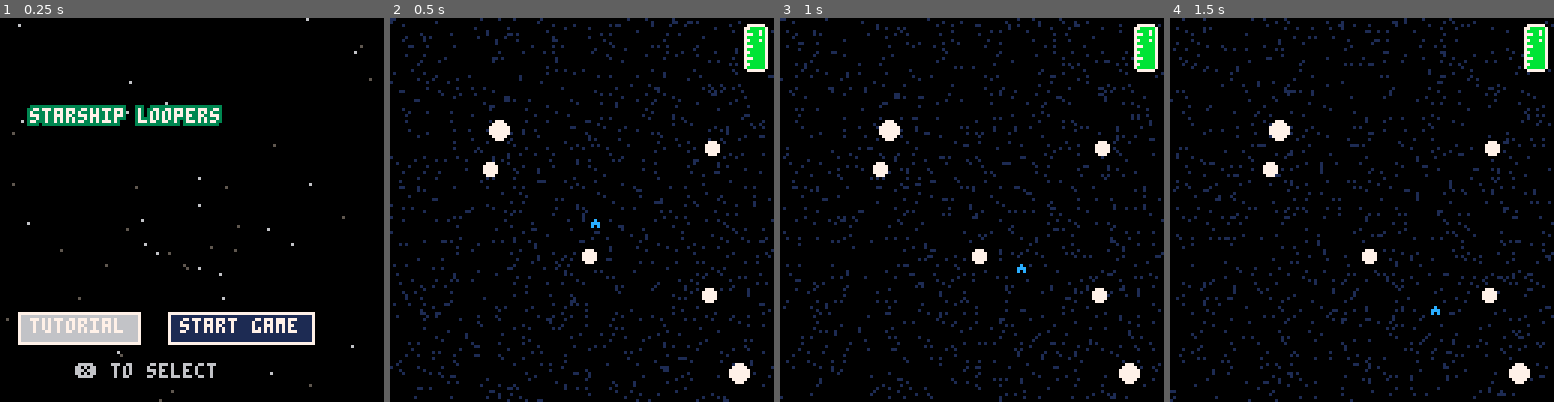
Above: before the commit, frames 1-4 (left to right).
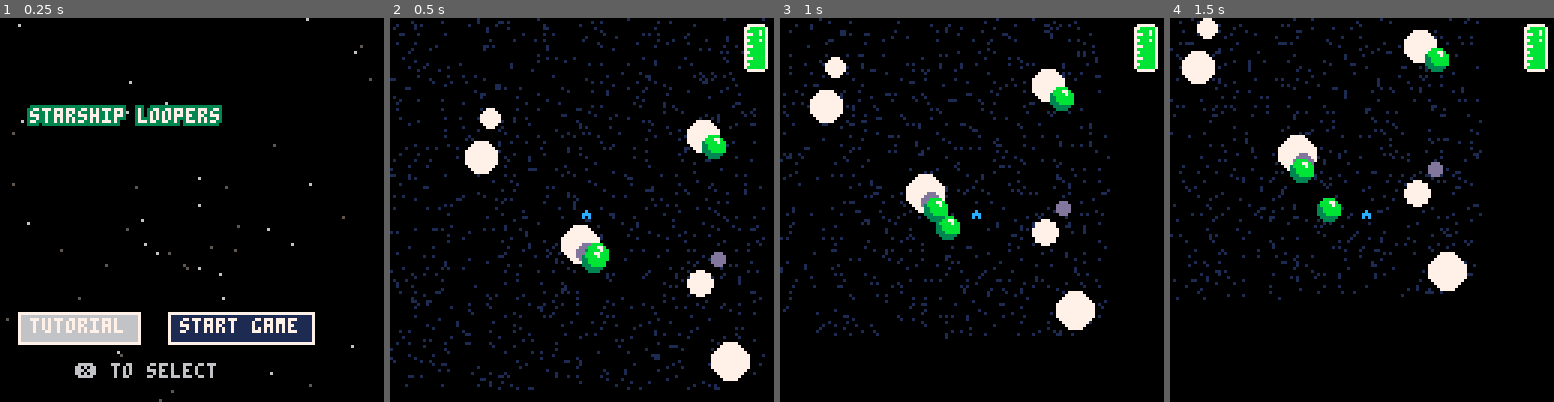
Above: after the commit, the same moments.

Repository: aadriien/GMTK-starship-loopers
Game: PICO-8 cartridge starship-loopers.p8
Same seed, same stepped clock (60 frames per second), same inputs: the game is played once before the commit and once after it.
Inputs:
- Up to frame 1 (0.25 s): no input
- Up to frame 2 (0.5 s): tap X (X key) at 0.33 s
- Up to frame 3 (1 s): tap O (Z key) at 0.7 s
- Up to frame 4 (1.5 s): tap X (X key) at 1.07 s

Frame 1 is identical in both runs. In frame 2, 14% of the frame differs, in the area x 0-100%, y 0-100%; in frame 3, 14%; in frame 4, 14%.

Commit message:
added new features

Diff:
--- a/starship-loopers.p8
+++ b/starship-loopers.p8
@@ -23,8 +23,18 @@
     -- celestial body initialization
     bodies = {}
     num_bodies = 6
+    num_black_holes = 2
     for i = 1, num_bodies do
-        add_body()
+        add_body("normal")
+    end
+    for i = 1, num_black_holes do
+        add_body("blackhole")
+    end
+
+    fuel_snacks = {}
+    max_fuel_snacks = 3
+    for i = 1, max_fuel_snacks do
+        add_fuel_pickup()
     end
 
     -- star positions for background
@@ -59,6 +69,7 @@
     -- global variables
     max_orbit_distance = 40
     max_speed = 8
+    map_boundary = 40
 
     selected_idx = 1
 end
@@ -148,7 +159,7 @@
 
     -- draw only hardcoded examples (2 bodies)
     for body in all(bodies) do
-        circfill(body.x, body.y, body.size, 7)
+        circfill(body.x, body.y, body.size, body.color)
     end
 
 end
@@ -177,6 +188,7 @@
 
     -- update positions of ship, celestial bodies, and particles
     move_ship()
+    move_fuel_pickups()
     -- update particles
     for particle in all(particles) do
         particle.x = (particle.x + particle.vx + 128) % 128
@@ -195,7 +207,12 @@
     end
 
     -- end game condition when ship goes off screen
-    if ship.x < 0 or ship.x > 128 or ship.y < 0 or ship.y > 128 then
+    if
+        ship.x < 0 - map_boundary or
+        ship.x > 128 + map_boundary or
+        ship.y < 0 - map_boundary or
+        ship.y > 128 + map_boundary
+    then
         _upd = u_end_screen
         _drw = d_end_screen
     end
@@ -204,27 +221,34 @@
 function d_play_game()
     -- ADD PLAY GAME DRAW CODE HERE
     cls()
+    camera(flr(ship.x - 64), flr(ship.y - 64))
     map()
     -- draw particles
     for particle in all(particles) do
         pset(particle.x, particle.y, 1)
     end
+    -- draw celestial bodies
+    for body in all(bodies) do
+        circfill(body.x, body.y, body.size, body.color)
+    end
     -- draw ship
     spr(ship.sprite, ship.x, ship.y)
     if (ship.target != "none") and (ship.state == "lock") then
         line(ship.x, ship.y, ship.target.x, ship.target.y, 8)
     end
-    -- draw celestial bodies
-    for body in all(bodies) do
-        circfill(body.x, body.y, body.size, 7)
-    end
+    draw_fuel_pickups()
+
+    camera(0,0)
     draw_fuel()
 end
 
 function u_end_screen()
     -- ADD END SCREEN CODE HERE
     if btn(❎) then
-        _init() -- reinitialize game state
+        -- TODO: create cooldown to prevent x carryover
+
+        -- reinitialize game state
+        _init()
         _upd = u_start_screen
         _drw = d_start_screen
     end
@@ -309,7 +333,31 @@
     spr(15, 118, 2)
     spr(31, 118, 10)
 end
+
+function draw_fuel_pickups()
+    for fuel in all(fuel_snacks) do
+        spr(fuel.sprite, fuel.x, fuel.y)
+    end
+end
+
 -- movement physics
+
+function move_fuel_pickups()
+    for fuel in all(fuel_snacks) do
+        fuel.x += fuel.vel.x
+        fuel.y += fuel.vel.y
+        fuel.life -= 1/30
+
+        if fuel.life <= 0 then
+            del(fuel_snacks, fuel)
+        end
+    end
+
+    if #fuel_snacks < max_fuel_snacks then
+        add_fuel_pickup()
+    end
+end
+
 function move_ship()
     if ship.state == "lock" then
         -- TODO: orbital mechanics
@@ -336,14 +384,14 @@
             -- TODO: make speed proportional to distance
             local speed = ((max_orbit_distance - distance) / max_orbit_distance) * max_speed
             -- lerp to transition into orbit
-            ship.vel.x = ship.vel.x+0.1*(new_vel.x-ship.vel.x)
-            ship.vel.y = ship.vel.y+0.1*(new_vel.y-ship.vel.y)
+            ship.vel.x = ship.vel.x+0.01*(new_vel.x-ship.vel.x)
+            ship.vel.y = ship.vel.y+0.01*(new_vel.y-ship.vel.y)
 
 
             -- gravitational pull towards the center of the celestial body
-            local gravity_pull = create_vector(ship.target.x - ship.x, ship.target.y - ship.y)
-            gravity_pull.x *= 0.005
-            gravity_pull.y *= 0.005
+            local gravity_pull = norm(create_vector(ship.target.x - ship.x, ship.target.y - ship.y))
+            gravity_pull.x *= 0.003 * sqrt(ship.target.mass) * speed
+            gravity_pull.y *= 0.003 * sqrt(ship.target.mass) * speed
             ship.vel.x += gravity_pull.x
             ship.vel.y += gravity_pull.y
 
@@ -352,6 +400,15 @@
     -- ship moves along same path (no friction in space!)
     ship.x += ship.vel.x
     ship.y += ship.vel.y
+
+    -- check for fuel pickups
+    for fuel in all(fuel_snacks) do
+        local distance = dst(ship, fuel)
+        if distance <= 8 then
+            del(fuel_snacks, fuel)
+            ship.fuel_left = min(ship.fuel_left + 100, ship.fuel_max)
+        end
+    end
 end
 
 function find_closest()
@@ -384,13 +441,36 @@
 end
 
 -- initialization functions
-function add_body()
+function add_body(type)
+    if type == "normal" then
+        new_mass = rnd(80) + 10
+        new_size = sqrt(new_mass) - 2
+        new_color = 7
+    else -- for black holes
+        new_mass = 800
+        new_size = rnd(2) + 2
+        new_color = 13
+    end
     local new_body = {
         x = rnd(128),
         y = rnd(128),
-        size = rnd({2, 3, 3, 6})
+        mass = new_mass,
+        size = new_size,
+        color = new_color
     }
     add(bodies, new_body)
+end
+
+function add_fuel_pickup()
+    local origin_planet = rnd(bodies)
+    local new_fuel_snack = {
+        x = origin_planet.x,
+        y = origin_planet.y,
+        sprite = 14,
+        life = rnd(6) + 6,
+        vel = create_vector(rnd(1) - 0.5, rnd(1) - 0.5)
+    }
+    add(fuel_snacks, new_fuel_snack)
 end
 
 -- utility functions
@@ -423,14 +503,14 @@
 end
 
 __gfx__
-00000000000000000c00000000000000000000000000000000000000000000000000000000000000000000000000000000000000000000000000000007777770
-0000000000000000ccc0000000000000000000000000000000000000000000000000000000000000000000000000000000000000000000000000000077000007
-007007000cccccc0c0c0000000000000000000000000000000000000000000000000000000000000000000000000000000000000000000000000000070000707
-00077000cccccccc0000000000000000000000000000000000000000000000000000000000000000000000000000000000000000000000000000000077700707
-000770000ccccccc0000000000000000000000000000000000000000000000000000000000000000000000000000000000000000000000000000000070000007
-007007000ccccccc0000000000000000000000000000000000000000000000000000000000000000000000000000000000000000000000000000000077000707
-00000000000cccc00000000000000000000000000000000000000000000000000000000000000000000000000000000000000000000000000000000070000007
-00000000000000000000000000000000000000000000000000000000000000000000000000000000000000000000000000000000000000000000000077700007
+00000000000000000c000000000000000000000000000000000000000000000000000000000000000000000000000000000000000000000000bbbb0007777770
+0000000000000000ccc0000000000000000000000000000000000000000000000000000000000000000000000000000000000000000000000bbb77b077000007
+007007000cccccc0c0c0000000000000000000000000000000000000000000000000000000000000000000000000000000000000000000003bbbb7bb70000707
+00077000cccccccc00000000000000000000000000000000000000000000000000000000000000000000000000000000000000000000000033bbbbbb77700707
+000770000ccccccc00000000000000000000000000000000000000000000000000000000000000000000000000000000000000000000000033bbbbbb70000007
+007007000ccccccc000000000000000000000000000000000000000000000000000000000000000000000000000000000000000000000000333bbbbb77000707
+00000000000cccc00000000000000000000000000000000000000000000000000000000000000000000000000000000000000000000000000333333070000007
+00000000000000000000000000000000000000000000000000000000000000000000000000000000000000000000000000000000000000000033330077700007
 00000000000000000000000000000000000000000000000000000000000000000000000000000000000000000000000000000000000000000000000070000007
 00000000000000000000000000000000000000000000000000000000000000000000000000000000000000000000000000000000000000000000000077000007
 00000000000000000000000000000000000000000000000000000000000000000000000000000000000000000000000000000000000000000000000070000007
